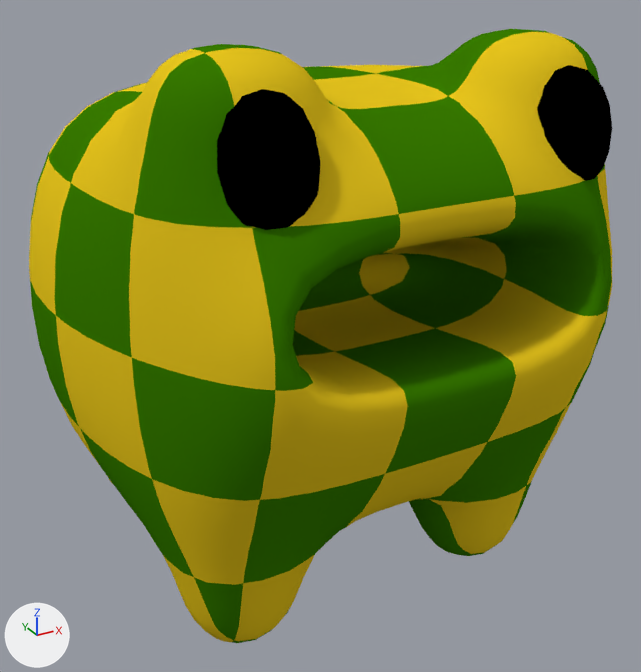
One commit to the Blender file Frog_01.blend: the scene before it, then after it.
One viewpoint serves both versions: a camera (50 mm lens) standing at (-1.96, -3.82, 1.42) and looking at (0.06, -0.14, -0.42). The lights are fixed; the arrows at lower left show +X, +Y and +Z.
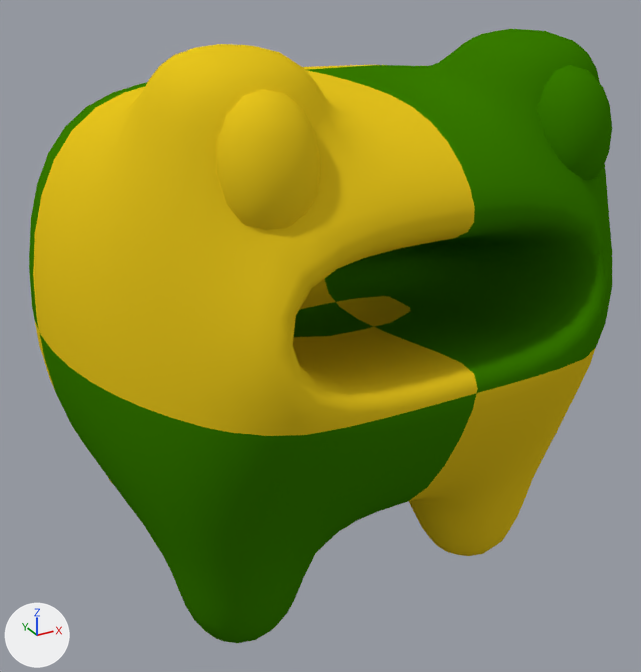
Patch to the scene script:
```diff
--- a/Frog_01.blend.py
+++ b/Frog_01.blend.py
@@ mat_material_001 @@
 n2 = _N.new('ShaderNodeTexChecker'); n2.name = 'Checker Texture'
 n2.inputs[2].default_value = (0.0391, 0.2, 0.0, 1.0)  # 'Color2', dark green #387c00
+n2.inputs[3].default_value = 1.9  # 'Scale'
 _L.new(n1.outputs[0], n0.inputs[0])  # 'BSDF' to 'Surface'
@@ me_cube_001 @@
 me_cube_001.from_pydata(...)  # 1830 vertices, 1824 faces; spans x -1.3..1.3, y -1.4..1.36, z -1.5..1.21
 # used by ob_cube; location = (0.0, 0.0, -0.113)
+# me_cube_001 part 1: all 192 faces that had it switch from mat_material_002 (black #000000) to mat_material_001
```

Boxes (x1, y1, x2, y2) around the edits, measured in the pictures (641 x 672 px):
'Cube', surface changed, recoloured: (29, 29, 612, 643) in both
part 1 of me_cube_001, recoloured: (217, 65, 612, 230) in both
